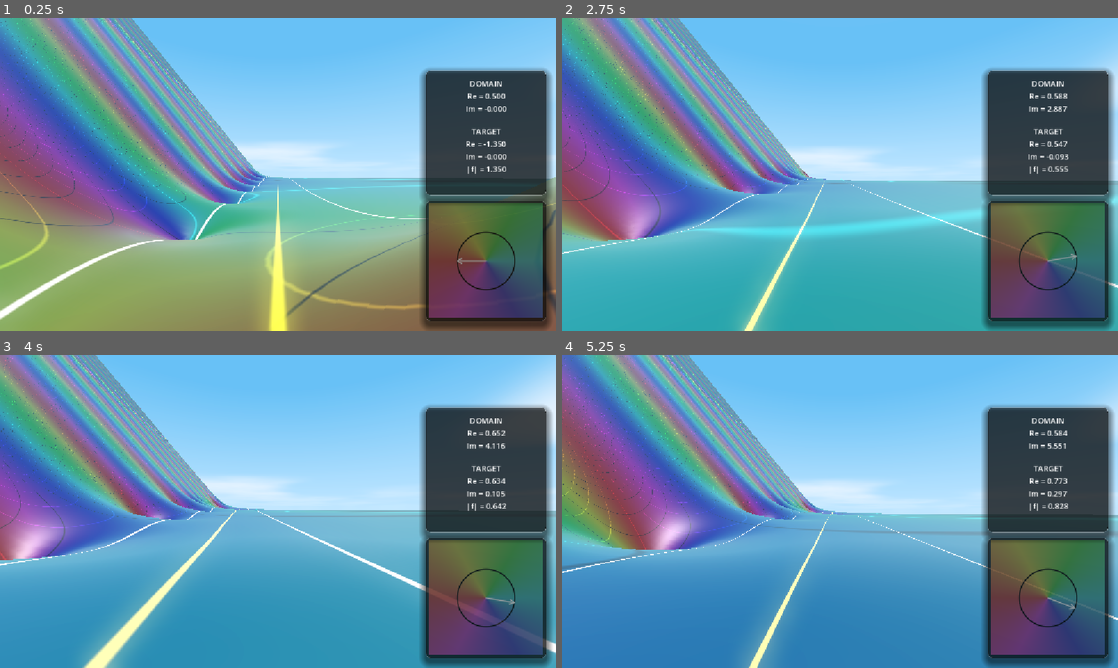
Above: before the commit, frames 1-4 (two rows, left to right).
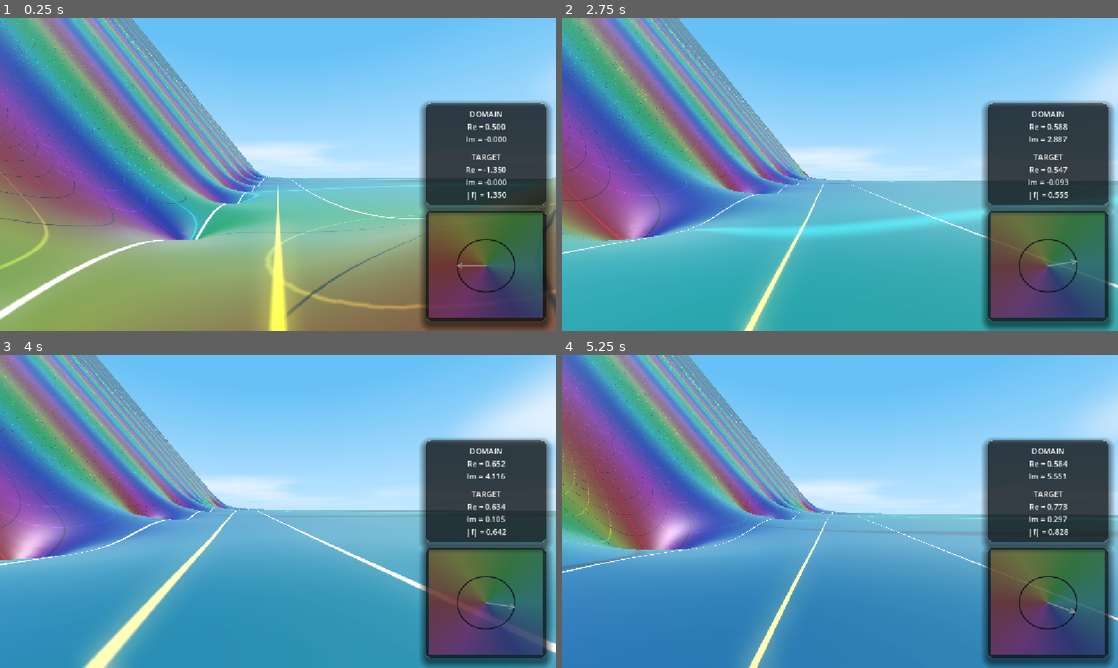
Above: after the commit, the same moments.

Repository: allanino/complex-functions-explorer
Game: Godot game, scene res://scenes/main.tscn
Same seed, same stepped clock (60 frames per second), same inputs: the game is played once before the commit and once after it.
Inputs (mouse positions are in pixels of both pictures, inside the frame that each line leads up to):
- Up to frame 1 (0.25 s): no input
- Up to frame 2 (2.75 s): tap Enter at 0.5 s; move the mouse to (867, 174) at 0.52 s; hold W (move_forward) from 0.53 s (still down); tap G at 0.6 s; tap Space at 0.77, 1.52 s; move the mouse to (812, 174) at 1.27 s; tap C at 1.35 s; move the mouse to (851, 168) at 2.02 s; hold Shift from 2.03 s (still down)
- Up to frame 3 (4 s): keep holding W (move_forward); move the mouse to (272, 517) at 2.77 s; release Shift at 2.78 s; tap Ctrl at 2.85 s; tap Space at 3.02, 3.77 s; move the mouse to (316, 514) at 3.52 s; tap G at 3.6 s
- Up to frame 4 (5.25 s): keep holding W (move_forward); move the mouse to (795, 508) at 4.27 s; tap C at 4.35 s; tap Space at 4.52 s; move the mouse to (845, 511) at 5.02 s; hold Shift from 5.03 s (still down)

The runs differ from the first frame. In frame 1, 4.9% of the frame differs, in the area x 75-100%, y 16-88%; in frame 2, 4.9%; in frame 3, 4.9%; in frame 4, 4.9%.

Commit message:
Implement Zeta zero tracker with reset logic and compact HUD styling.
- Implemented 3-frame local minima detection for Zeta zeros during auto-walk.
- Added HUD `ZerosPanel` with a scrolling history card.
- Unified HUD glass aesthetic (0.5 opacity) and brighter complex plane shader.
- Optimized panel heights and vertical offsets to prevent screen overflow.
- Added auto-reset logic for zero counter when starting auto-walk.
- Refactored Info display into structured labels with an `HSeparator`.

Co-authored-by: allanino <5325241+allanino@users.noreply.github.com>

Diff:
--- a/scenes/hud.tscn
+++ b/scenes/hud.tscn
@@ -211,7 +211,7 @@
 anchor_right = 1.0
 anchor_bottom = 1.0
 offset_left = -270.0
-offset_top = -270.0
+offset_top = -250.0
 offset_right = -20.0
 offset_bottom = -20.0
 grow_horizontal = 0
@@ -238,23 +238,23 @@
 anchor_right = 1.0
 anchor_bottom = 1.0
 offset_left = -270.0
-offset_top = -540.0
+offset_top = -460.0
 offset_right = -20.0
-offset_bottom = -280.0
+offset_bottom = -260.0
 grow_horizontal = 0
 grow_vertical = 0
 theme_override_styles/panel = SubResource("StyleBoxFlat_glass")
 
 [node name="MarginContainer" type="MarginContainer" parent="Control/InfoPanel"]
 layout_mode = 2
-theme_override_constants/margin_left = 15
-theme_override_constants/margin_top = 15
-theme_override_constants/margin_right = 15
-theme_override_constants/margin_bottom = 15
+theme_override_constants/margin_left = 10
+theme_override_constants/margin_top = 10
+theme_override_constants/margin_right = 10
+theme_override_constants/margin_bottom = 10
 
 [node name="VBox" type="VBoxContainer" parent="Control/InfoPanel/MarginContainer"]
 layout_mode = 2
-theme_override_constants/separation = 10
+theme_override_constants/separation = 5
 
 [node name="DomainLabel" type="Label" parent="Control/InfoPanel/MarginContainer/VBox"]
 layout_mode = 2
@@ -285,9 +285,9 @@
 anchor_right = 1.0
 anchor_bottom = 1.0
 offset_left = -270.0
-offset_top = -750.0
+offset_top = -630.0
 offset_right = -20.0
-offset_bottom = -550.0
+offset_bottom = -470.0
 grow_horizontal = 0
 grow_vertical = 0
 theme_override_styles/panel = SubResource("StyleBoxFlat_glass")
